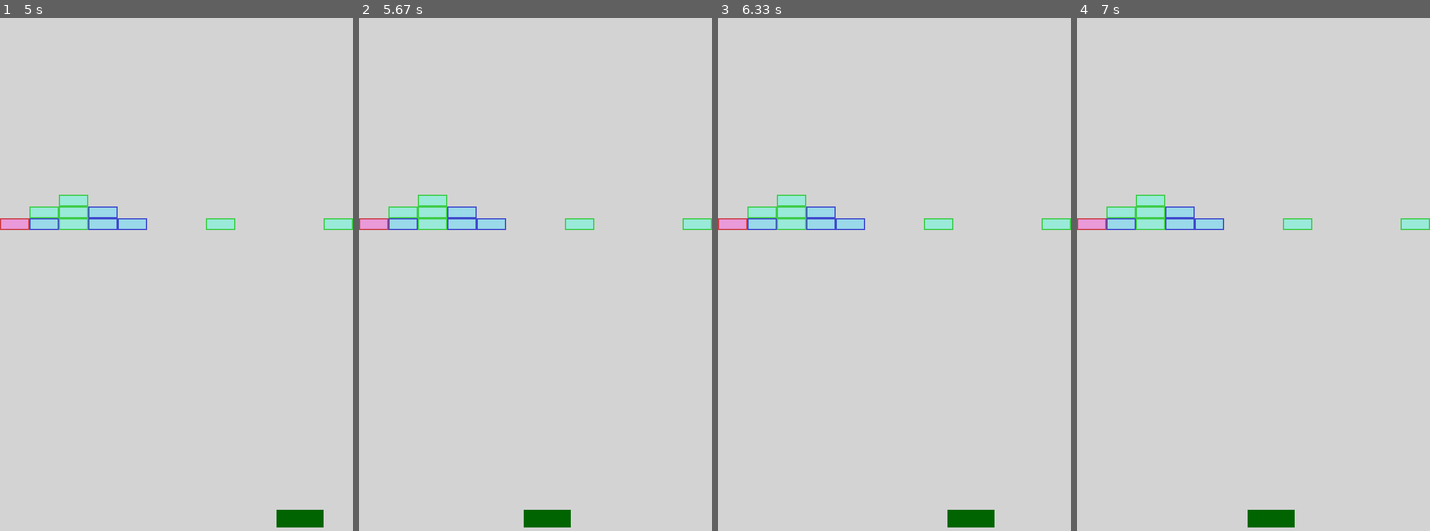
Above: before the commit, frames 1-4 (left to right).
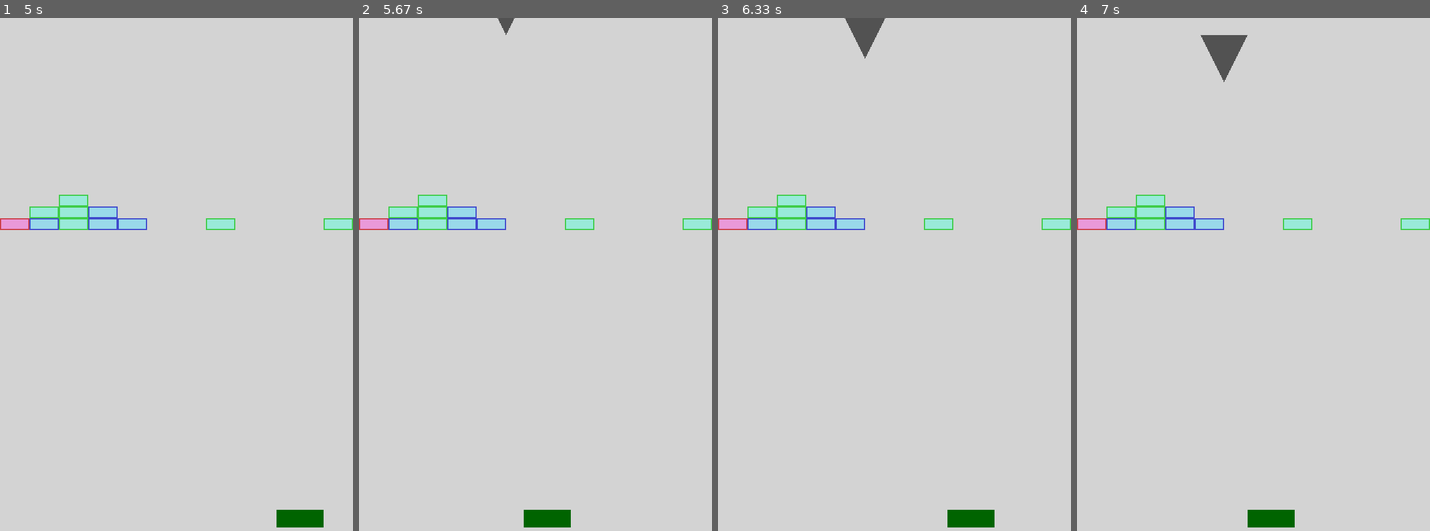
Above: after the commit, the same moments.

Repository: Tequila-Mockingbird-Chevaliers/pygameSummerJam
Game: pygame game, started from main.py
The game is run twice, just before and just after one commit, with the same random seed, the same clock (stepped at 60 frames per second) and the same inputs.
Inputs:
- Up to frame 1 (5 s): tap Space at 0.33, 0.73, 1.03, 1.23, 1.53, 1.73, 2.03, 2.3, 2.6, 2.73, 3.03, 3.4, 3.7, 3.9, 4.2, 4.4, 4.7, 4.9 s; hold Right 0.67-1.13 s; hold Right 1.17-1.63 s; hold Left 1.67-2.2 s; hold Left 2.23-2.63 s; hold Right 2.67-3.3 s; hold Left 3.33-3.8 s; hold Right 3.83-4.3 s; hold Right 4.33-4.8 s; hold Left from 4.83 s (still down)
- Up to frame 2 (5.67 s): tap Space at 5.2, 5.47 s; release Left at 5.37 s; hold Left from 5.4 s (still down)
- Up to frame 3 (6.33 s): tap Space at 5.77, 5.9, 6.2 s; release Left at 5.8 s; hold Right from 5.83 s (still down)
- Up to frame 4 (7 s): release Right at 6.47 s; hold Left 6.5-6.97 s; tap Space at 6.57, 6.87 s

Frame 1 is identical in both runs. In frame 2, less than 0.1% of the frame differs, in the area x 39-45%, y 0-4%; in frame 3, 0.5%; in frame 4, 0.6%, in the area x 35-49%, y 3-13%.

Commit message:
Added spaceships

Diff:
--- /dev/null
+++ b/src/Timer.py
@@ -0,0 +1,32 @@
+import pygame
+
+
+class Timer:
+    def __init__(self, countdown, start=True):
+        self.countdown = countdown
+        self.current_time = None
+        self.last_update = None
+        self.running = False
+        if start:
+            self.start_timer()
+
+    def start_timer(self):
+        self.running = True
+        self.last_update = pygame.time.get_ticks()
+        self.current_time = pygame.time.get_ticks()
+
+    def stop_timer(self):
+        self.running = False
+
+    def check_time(self):
+        if self.running:
+            self.current_time = pygame.time.get_ticks()
+            if self.current_time - self.last_update > self.countdown:
+                self.last_update = self.current_time
+                return True
+            else:
+                return False
+        return False
+
+    def get_percentage(self):
+        return (self.current_time - self.last_update) / self.countdown
--- a/src/assets.py
+++ b/src/assets.py
@@ -23,5 +23,5 @@
         self.images["PADDLE"] = load_image(const.PADDLE_IMAGE)
         self.images["BALL"] = load_image(const.BALL_IMAGE, transparent_color=(0, 0, 0))
         for i in range(const.NO_OF_BRICK_IMAGES):
-            print(f'{const.BRICK_IMAGE[:5] + str(i + 1) + const.BRICK_IMAGE[5:]}')
             self.images[f"BRICK{i}"] = load_image(f'{const.BRICK_IMAGE[:5] + str(i + 1) + const.BRICK_IMAGE[5:]}')
+        self.images["SPACESHIP"] = load_image(const.SPACESHIP_IMAGE, transparent_color=(255, 255, 255))
--- a/src/constants.py
+++ b/src/constants.py
@@ -7,6 +7,8 @@
 
 BALL_SPEED = 10
 PADDLE_SPEED = 5
+SPACESHIP_SPAWN_TIMER = 5000
+SPACESHIP_SHOOT_TIMER = 2350
 
 FOLDER = os.path.dirname(sys.modules["__main__"].__file__)
 IMAGE_FOLDER = os.path.join(FOLDER, 'Assets\\Images')
@@ -14,4 +16,5 @@
 PADDLE_IMAGE = 'Paddle.png'
 BALL_IMAGE = 'Ball.png'
 BRICK_IMAGE = 'Brick.png'
+SPACESHIP_IMAGE = 'Spaceship.png'
 NO_OF_BRICK_IMAGES = 3
--- a/src/entities/brick.py
+++ b/src/entities/brick.py
@@ -1,7 +1,4 @@
 import random
-
-import pygame
-
 from src.entities.game_object import GameObject
 import src.constants as const
 
@@ -15,4 +12,3 @@
 
     def remove(self):
         self.game.add_score(10)
-        print(self.game.score)
--- /dev/null
+++ b/src/entities/spaceship.py
@@ -0,0 +1,20 @@
+from src.Timer import Timer
+from src.entities.game_object import GameObject
+import src.constants as const
+
+
+class Spaceship(GameObject):
+    def __init__(self, game, location):
+        image = game.program.assets.images['SPACESHIP']
+        rect = image.get_rect()
+        rect.center = (50 + location * 100, -50)
+        super().__init__(game, image, rect)
+        self.shoot_timer = Timer(const.SPACESHIP_SHOOT_TIMER, start=False)
+
+    def update(self):
+        if self.rect.centery < 100:
+            self.rect.centery += 1
+            if self.rect.centery == 95:
+                self.shoot_timer.start_timer()
+        if self.shoot_timer.check_time():
+            print("PEW")
--- a/src/object_manager.py
+++ b/src/object_manager.py
@@ -55,6 +55,9 @@
     def clear_objects(self):
         self.objects.clear()
 
+    def get_number_of_objects(self, name):
+        return len(self.objects[name].objects)
+
     def events(self, events):
         for group in self.objects.values():
             group.events(events)
--- a/src/scenes/game_scene.py
+++ b/src/scenes/game_scene.py
@@ -1,10 +1,15 @@
+import random
+
 import pygame
 
+from src.Timer import Timer
 from src.entities.ball import Ball
 from src.entities.paddle import Paddle
 from src.entities.brick_generator import BrickGenerator
 from src.entities.brick import Brick
+from src.entities.spaceship import Spaceship
 from src.scenes.scene import Scene
+import src.constants as const
 
 
 class GameScene(Scene):
@@ -14,7 +19,9 @@
         self.score = 0
         self.paddle = self.object_manager.add_object("paddle", Paddle(self))
         self.ball = self.object_manager.add_object("ball", Ball(self))
-        brick_generator = BrickGenerator("1")
+        self.spaceship_spawn_timer = Timer(const.SPACESHIP_SPAWN_TIMER)
+        self.free_positions = [0, 1, 2, 3, 4, 5]
+        brick_generator = BrickGenerator(1)
         for brick_pos in brick_generator.bricks:
             self.object_manager.add_object(
                 "bricks", Brick(self, brick_pos[1], brick_pos[0])
@@ -38,6 +45,10 @@
             self.object_manager.test_collision(
                 "ball", "bricks", self.ball_brick_collision
             )
+            if self.spaceship_spawn_timer.check_time():
+                position = random.choice(self.free_positions)
+                self.free_positions.remove(position)
+                self.object_manager.add_object('spacehips', Spaceship(self, position))
         self.object_manager.update()
 
     def render(self, screen: pygame.Surface):
Binary file added: assets/images/Spaceship.png
